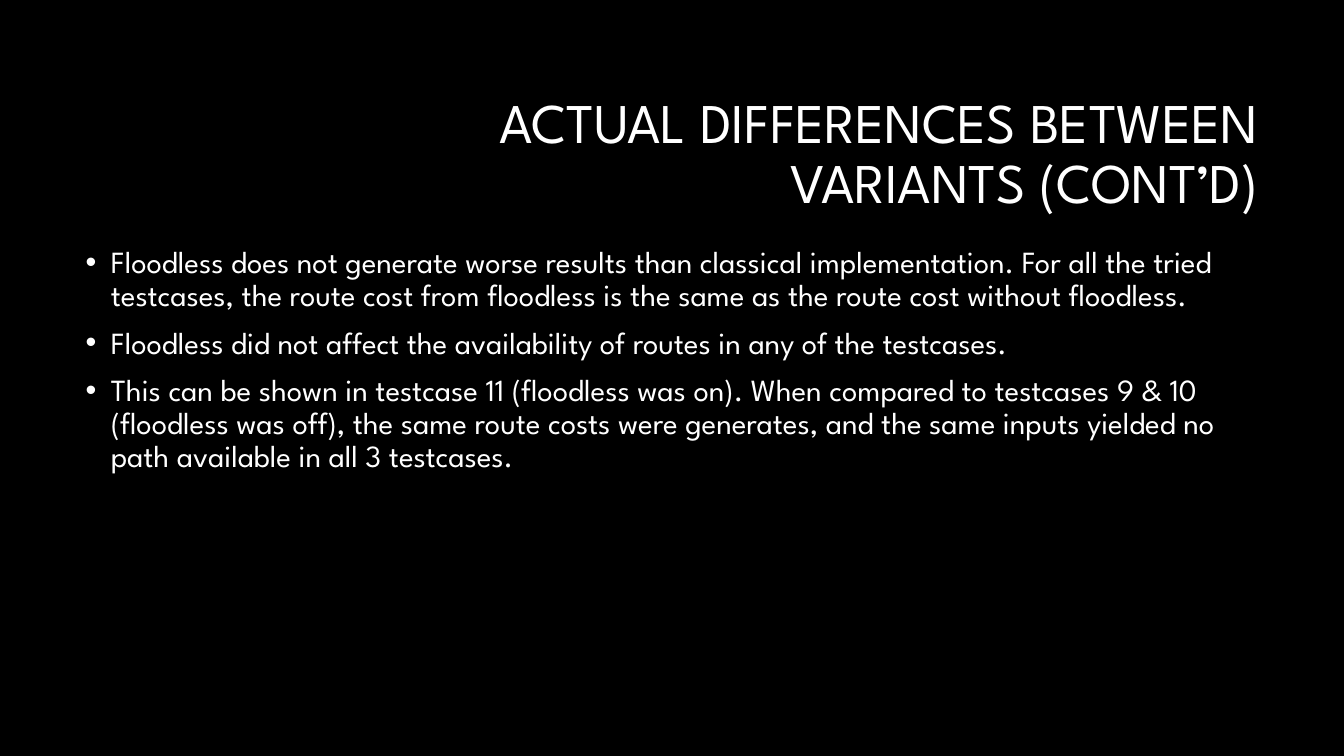
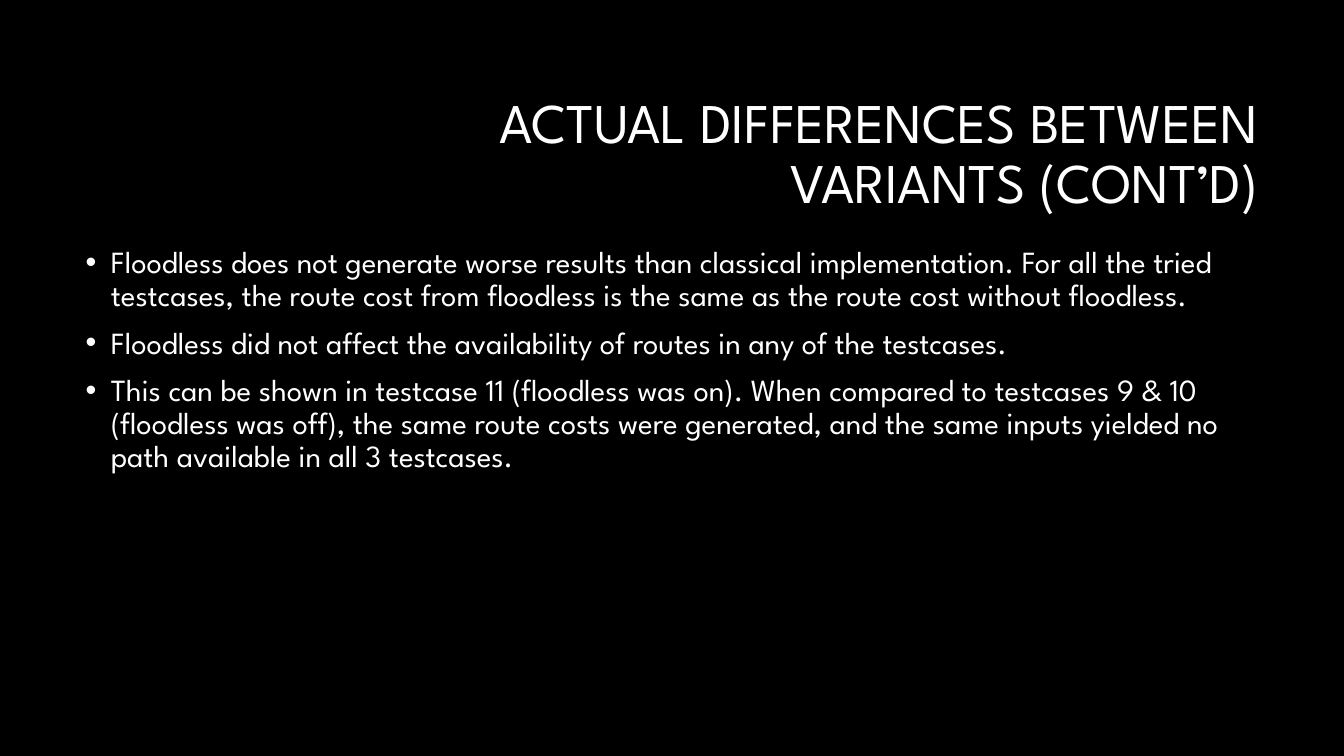
Before and after one commit to habibagamal/soukUp, a slide deck: slide 12 of soukUpPresentation.pptx. Drawn at 1344x756 pixels with LibreOffice and Linux fonts; fonts in the diff are those of the drawing; background and template pictures are left out. Boxes give left, top, right and bottom in pixels: in the first picture for what was removed or moved away, otherwise in the second. Text is boxed around its words. In the diff, an @@ line names an element or a change of style, - is before the commit and + after.

```diff
--- a/soukUpPresentation.pptx
+++ b/soukUpPresentation.pptx
@@ text at (x1=111, y1=379, x2=1218, y2=474): text changed @@
-• This can be shown in testcase 11 (floodless was on). When compared to testcases 9 & 10 (floodless was off), the same route costs were generates, and the same inputs yielded no path available in all 3 testcases.
+• This can be shown in testcase 11 (floodless was on). When compared to testcases 9 & 10 (floodless was off), the same route costs were generated, and the same inputs yielded no path available in all 3 testcases.
```
Also in this commit, not shown: 3 other slides changed, 2 other files.
